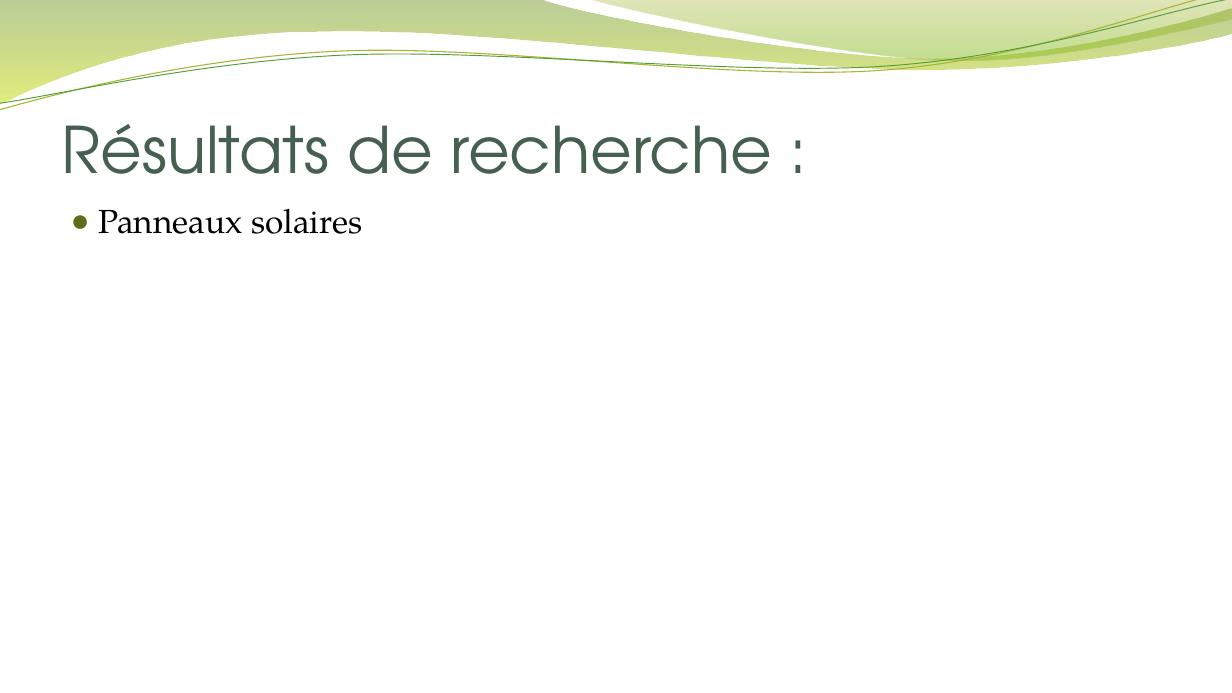
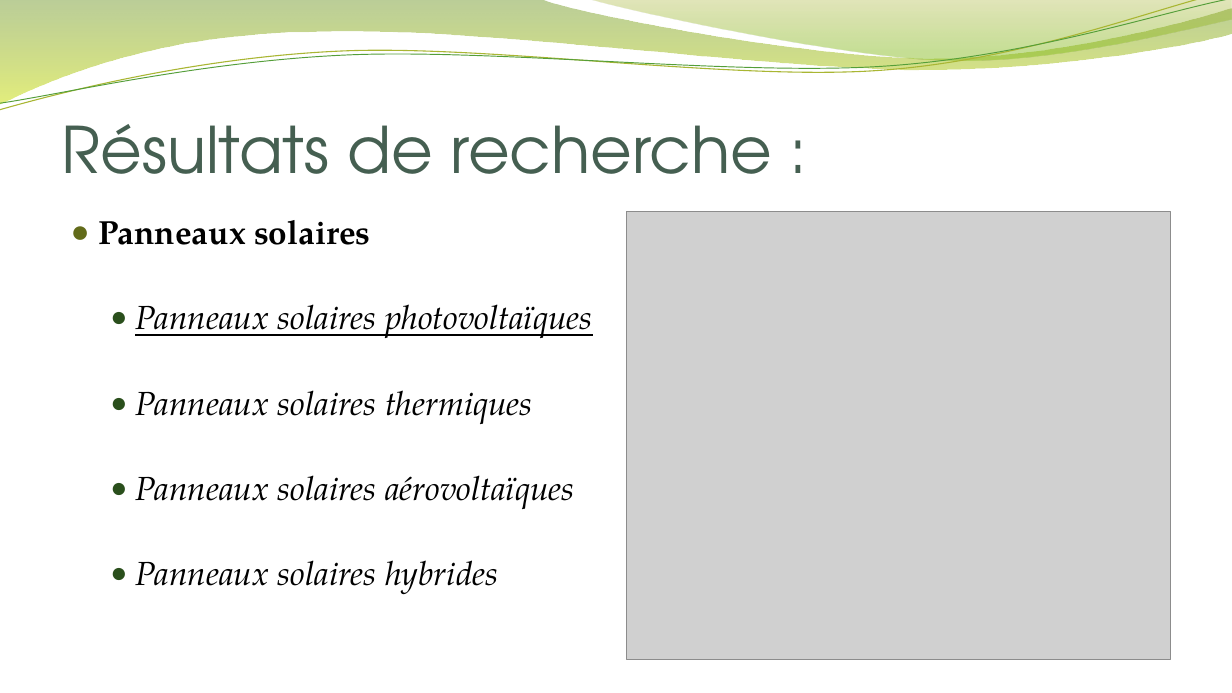
Before and after one commit to Idris-AOUAMEUR/Energie-grp-7, a slide deck: slide 6 of Gestion de projet - Diaporama.pptx. Drawn at 1232x693 pixels with LibreOffice and Linux fonts; fonts in the diff are those of the drawing; grey boxes stand for pictures; background and template pictures are left out. Boxes give left, top, right and bottom in pixels: in the first picture for what was removed or moved away, otherwise in the second. Text is boxed around its words. In the diff, an @@ line names an element or a change of style, - is before the commit and + after.

```diff
--- a/Gestion de projet - Diaporama.pptx
+++ b/Gestion de projet - Diaporama.pptx
@@ text "Panneaux solaires": place and size @@
-text "Panneaux solaires" at [98,209,363,234]
+text "Panneaux solaires" at [98,220,593,595]
@@ text at [98,220,371,245]: bold on in "Panneaux solaires"; line spacing 1 to 0.9 @@
@@ picture added at [627,211,1171,659] @@
@@ text at [135,304,593,595]: paragraphs added @@
+  ● Panneaux solaires photovoltaïques
+  ● Panneaux solaires thermiques
+  ● Panneaux solaires aérovoltaïques
+  ● Panneaux solaires hybrides
```
Also in this commit, not shown: 4 other slides changed, 2 slides added, 1 slide removed.
